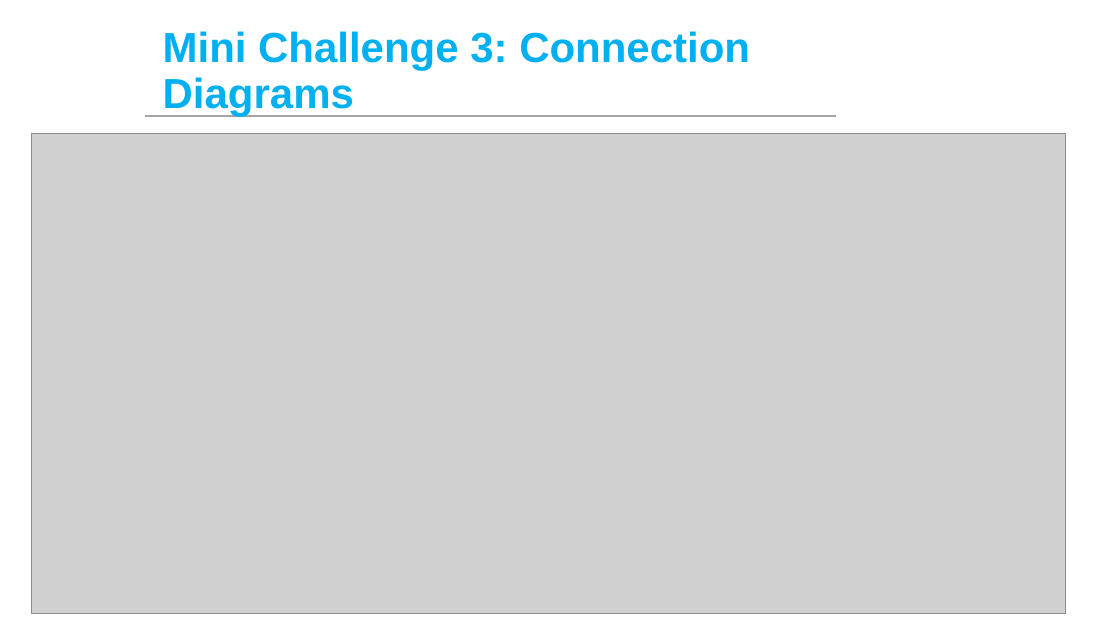
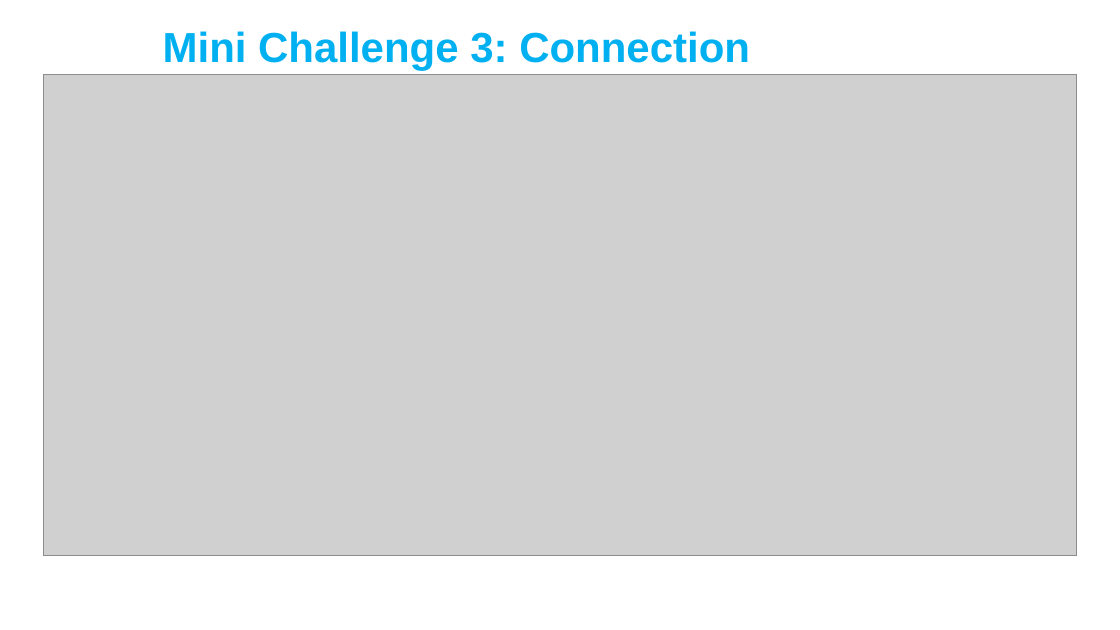
Before and after one commit to ManchesterRoboticsLtd/MR3001C_Cyber-Physical_Systems_I, a slide deck: slide 7 of Week 3/Challenge/MCR2_MiniChallenge_3.pptx. Drawn at 1120x630 pixels with LibreOffice and Linux fonts; fonts in the diff are those of the drawing; grey boxes stand for pictures; background and template pictures are left out. Boxes give left, top, right and bottom in pixels: in the first picture for what was removed or moved away, otherwise in the second. Text is boxed around its words. In the diff, an @@ line names an element or a change of style, - is before the commit and + after.

Commit message:
Challenge PPT W3

```diff
--- a/Week 3/Challenge/MCR2_MiniChallenge_3.pptx
+++ b/Week 3/Challenge/MCR2_MiniChallenge_3.pptx
@@ picture moved from (x1=32, y1=134, x2=1066, y2=614) to (x1=43, y1=74, x2=1077, y2=555) @@
@@ line removed from (836, 116) to (145, 116) @@
```
Also in this commit, not shown: 2 other files.
